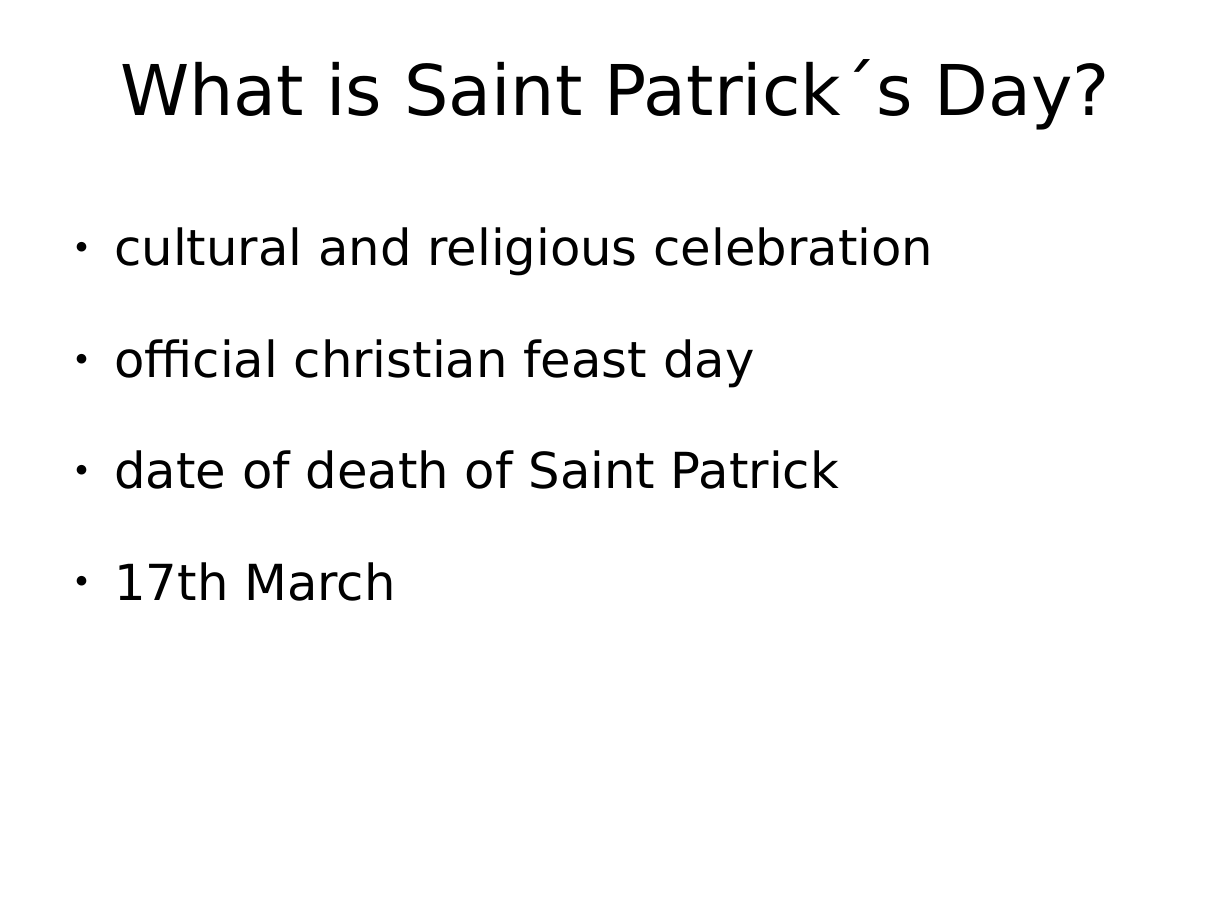
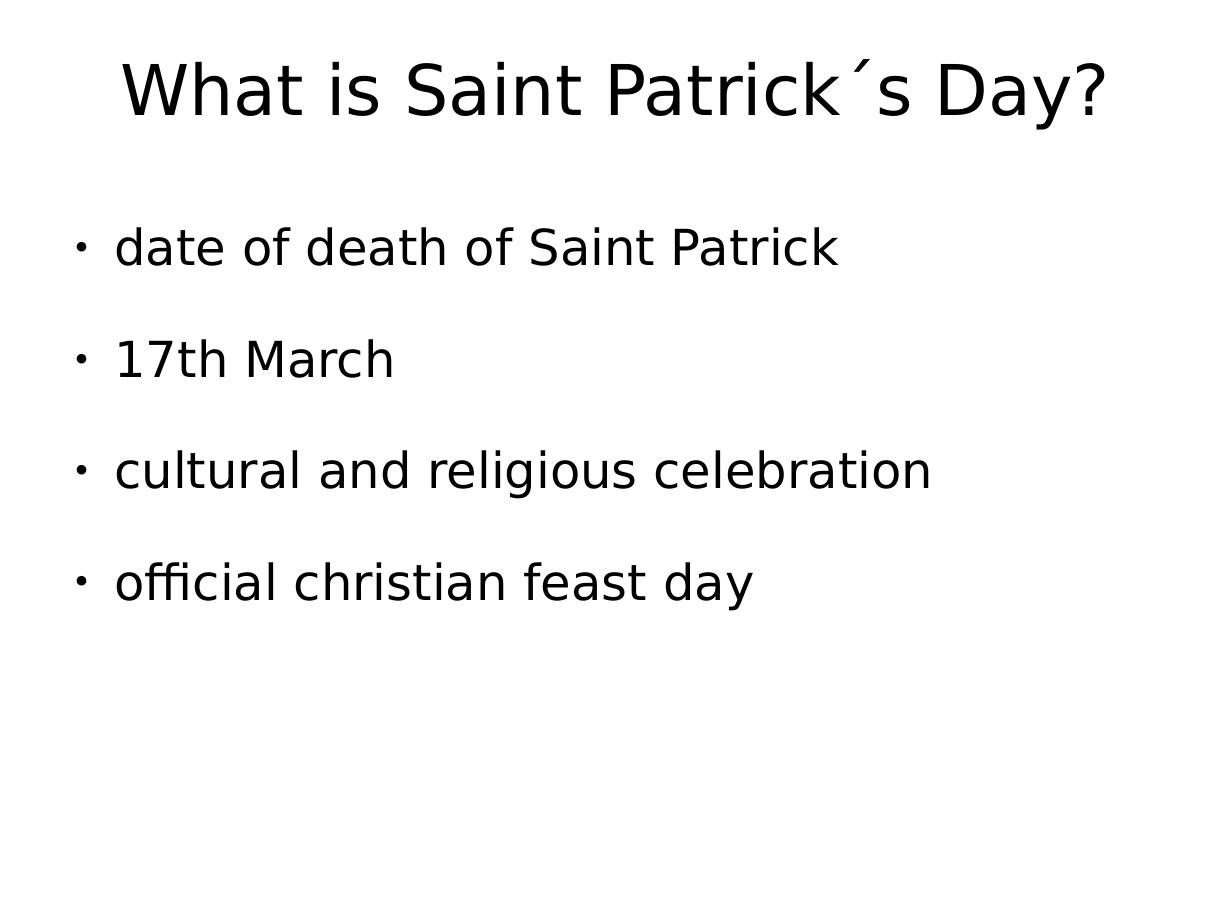
Before and after one commit to PraeluceantBoreus/eref, a slide deck: slide 3 of referat.odp. Drawn at 1232x924 pixels with LibreOffice and Linux fonts; fonts in the diff are those of the drawing; background and template pictures are left out. Boxes give left, top, right and bottom in pixels: in the first picture for what was removed or moved away, otherwise in the second. Text is boxed around its words. In the diff, an @@ line names an element or a change of style, - is before the commit and + after.

```diff
--- a/referat.odp
+++ b/referat.odp
@@ text at box(114, 227, 839, 378): paragraphs added @@
+● date of death of Saint Patrick
+● 17th March
@@ text at box(114, 450, 839, 601): paragraphs removed @@
-● date of death of Saint Patrick
-● 17th March
```
Also in this commit, not shown: 7 other slides changed, 4 slides added, 1 other file.
